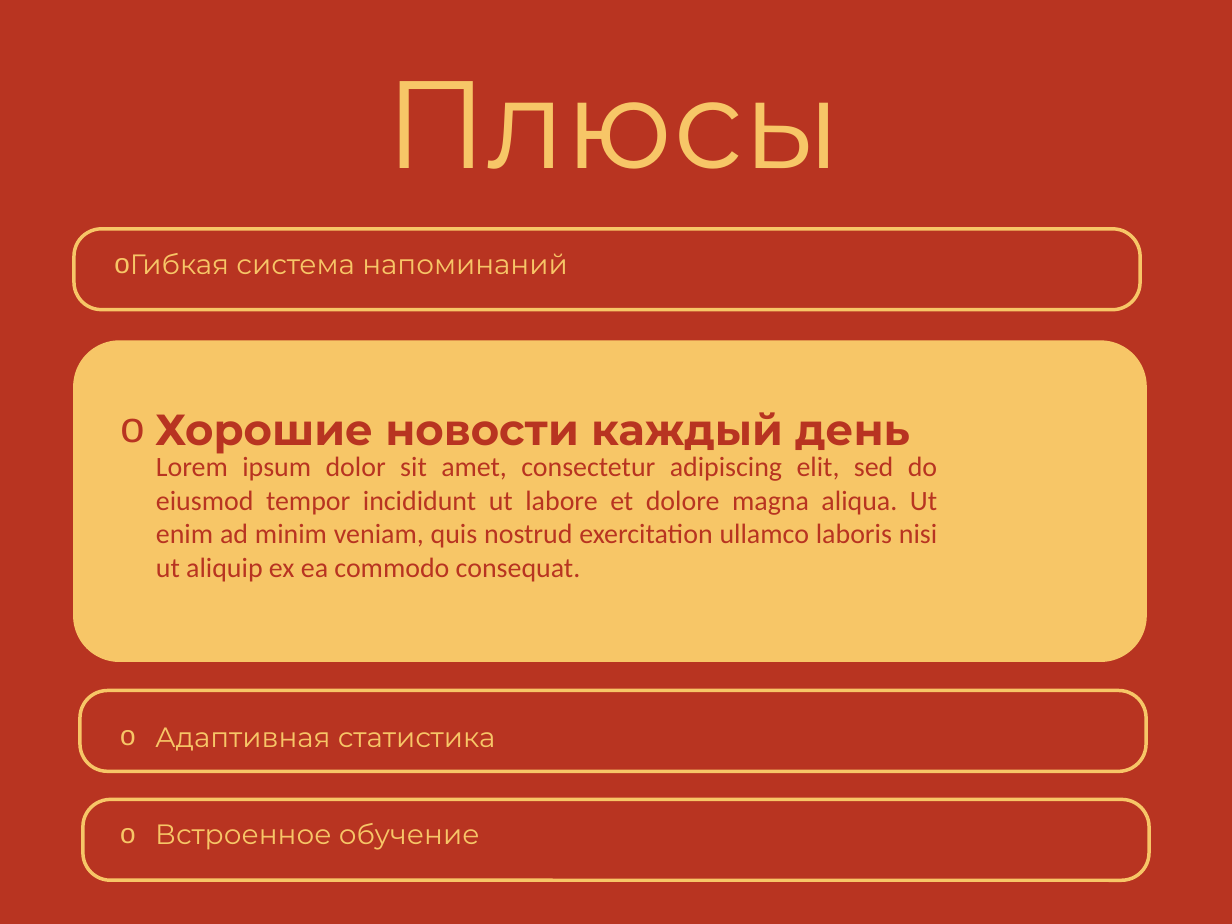
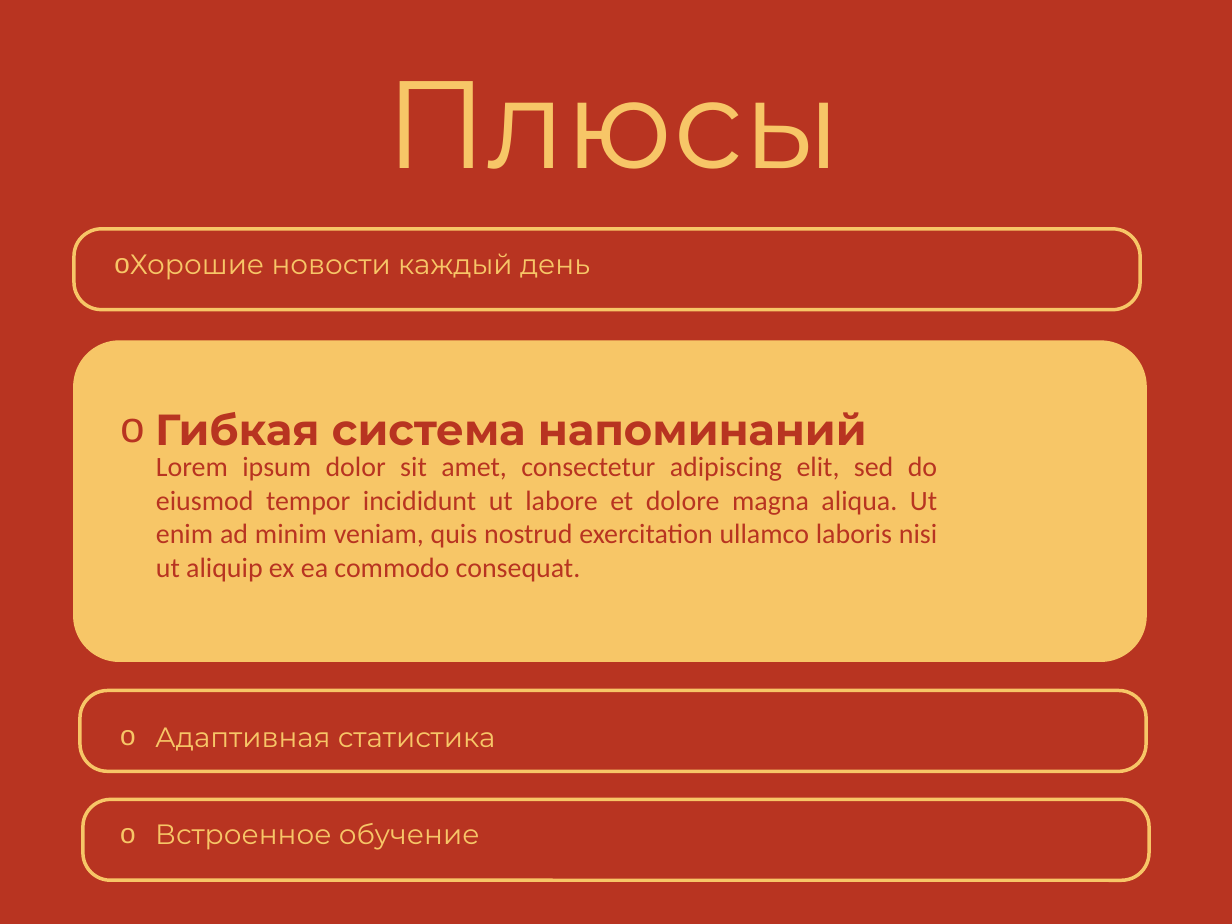
Before and after one commit to Svetlana184/bd_kursovaya, a slide deck: slide 8 of дизайн.pptx. Drawn at 1232x924 pixels with LibreOffice and Linux fonts; fonts in the diff are those of the drawing. Boxes give left, top, right and bottom in pixels: in the first picture for what was removed or moved away, otherwise in the second. Text is boxed around its words. In the diff, an @@ line names an element or a change of style, - is before the commit and + after.

```diff
--- a/дизайн.pptx
+++ b/дизайн.pptx
@@ text at bbox=[130, 253, 590, 280]: text changed @@
-o Гибкая система напоминаний
+o Хорошие новости каждый день
@@ text at bbox=[155, 412, 867, 446]: text changed @@
-o Хорошие новости каждый день
+o Гибкая система напоминаний
```
Also in this commit, not shown: 4 other slides changed, 1 slide added, 1 slide removed, 25 other files.
